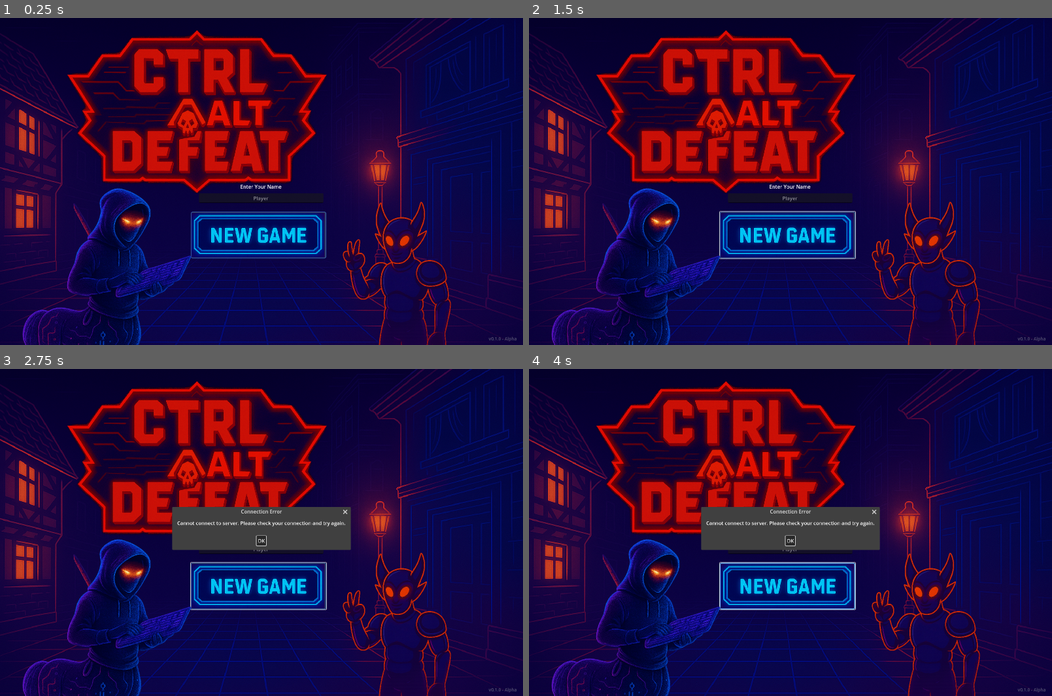
Above: before the commit, frames 1-4 (two rows, left to right).
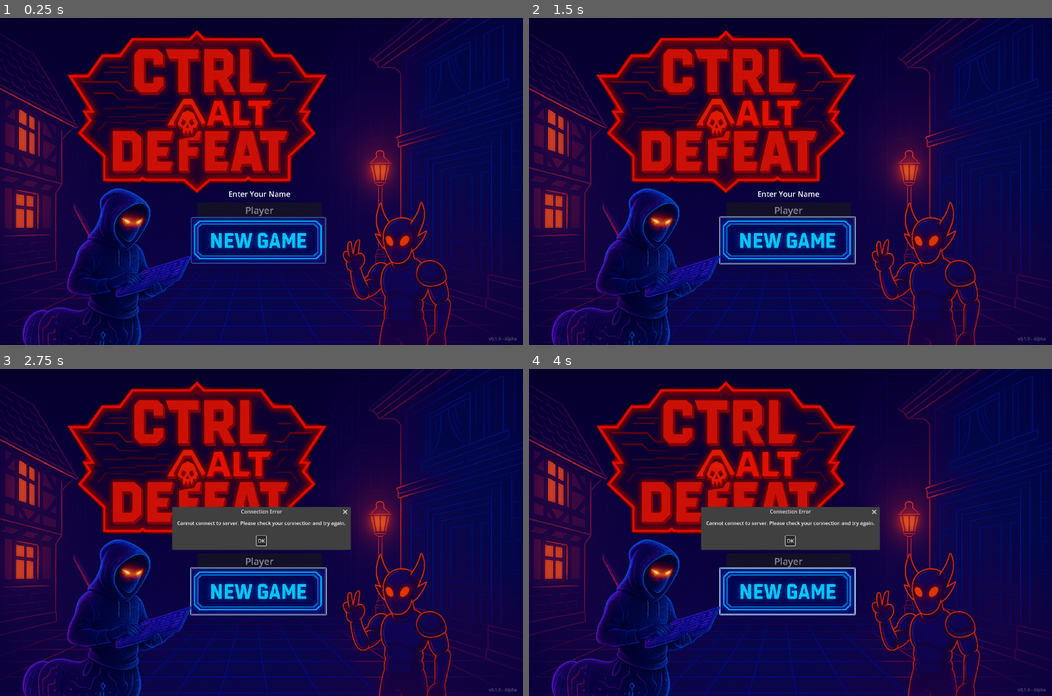
Above: after the commit, the same moments.

Repository: getsentry/ctrl-alt-defeat
Game: Godot game, scene res://scenes/MainMenu.tscn
The game is run twice, just before and just after one commit, with the same random seed, the same clock (stepped at 60 frames per second) and the same inputs.
Inputs (mouse positions are in pixels of both pictures, inside the frame that each line leads up to; where the layout moved, square brackets give the same spot in the first picture):
- Up to frame 1 (0.25 s): no input
- Up to frame 2 (1.5 s): click (785, 240) [785, 233] at 0.5 s; click "OK" at 1.25 s
- Up to frame 3 (2.75 s): tap Enter at 2 s; move the mouse to (376, 516) at 2.02 s; hold Shift from 2.03 s (still down); click (376, 516) at 2.17 s
- Up to frame 4 (4 s): release Shift at 2.75 s; click "OK" at 2.75 s; tap Space at 3.5 s; drag from (685, 548) to (764, 597) at 3.52 s

The runs differ from the first frame. In frame 1, 3.2% of the frame differs, in the area x 36-63%, y 51-76%; in frame 2, 3.3%; in frame 3, 3.1%; in frame 4, 3.1%.

Commit message:
Fix name api. Fix a bunch of tests

Diff:
--- a/client/scenes/MainMenu.tscn
+++ b/client/scenes/MainMenu.tscn
@@ -78,22 +78,24 @@
 anchor_top = 0.5
 anchor_right = 0.5
 anchor_bottom = 0.5
-offset_left = -201.0
-offset_top = 5.0
-offset_right = 199.0
-offset_bottom = 100.0
+offset_left = -206.0
+offset_top = 23.0
+offset_right = 194.0
+offset_bottom = 118.0
 grow_horizontal = 2
 grow_vertical = 2
 theme_override_constants/separation = 10
 
 [node name="NameLabel" type="Label" parent="NameInputContainer"]
 layout_mode = 2
+theme_override_font_sizes/font_size = 24
 text = "Enter Your Name"
 horizontal_alignment = 1
 vertical_alignment = 1
 
 [node name="NameInput" type="LineEdit" parent="NameInputContainer"]
 layout_mode = 2
+theme_override_font_sizes/font_size = 30
 placeholder_text = "Player"
 alignment = 1
 max_length = 20
@@ -102,9 +104,9 @@
 custom_minimum_size = Vector2(400, 60)
 layout_mode = 2
 offset_left = 613.0
-offset_top = 622.0
+offset_top = 639.0
 offset_right = 1098.0
-offset_bottom = 789.0
+offset_bottom = 806.0
 scale = Vector2(0.897124, 0.897124)
 icon = ExtResource("6_826wr")
 
--- a/client/scripts/MainMenu.gd
+++ b/client/scripts/MainMenu.gd
@@ -15,6 +15,9 @@
 		get_window().min_size = Vector2i(1680, 1050)  # Prevent resizing smaller
 		get_window().max_size = Vector2i(1680, 1050)  # Prevent resizing larger for fixed size
 	_setup_ui()
+
+	# Load saved player name if it exists
+	_load_saved_name()
 
 	# Start playing background music
 	if music_player and not music_player.playing:
@@ -72,6 +75,9 @@
 	if player_name == "":
 		player_name = "Player"
 
+	# Save the player name for next time
+	_save_player_name(player_name)
+
 	# Reset game state and set player name
 	GameStateManager.start_new_game()
 	GameStateManager.player_name = player_name
@@ -104,3 +110,26 @@
 	get_tree().root.add_child(error_dialog)
 	error_dialog.popup_centered()
 	error_dialog.connect("confirmed", func(): error_dialog.queue_free())
+
+func _save_player_name(player_name: String):
+	"""Save player name to user settings (works in browser localStorage too)"""
+	var config = ConfigFile.new()
+	config.set_value("player", "name", player_name)
+	var save_result = config.save("user://player_settings.cfg")
+	if save_result == OK:
+		print("Saved player name: ", player_name)
+	else:
+		print("Failed to save player name")
+
+func _load_saved_name():
+	"""Load saved player name from user settings"""
+	var config = ConfigFile.new()
+	var load_result = config.load("user://player_settings.cfg")
+
+	if load_result == OK:
+		var saved_name = config.get_value("player", "name", "")
+		if saved_name != "":
+			name_input.text = saved_name
+			print("Loaded saved player name: ", saved_name)
+	else:
+		print("No saved player name found")
Not shown, changed: create_placeholders.py
Not shown, changed: server/battle_engine.py
Not shown, removed: server/battle_renderer.py
Not shown, changed: server/item_effects.py
Not shown, changed: server/main.py
Not shown, changed: server/session_manager.py
Not shown, removed: server/test_battle_renderer.py
Not shown, changed: server/tests/test_battle_engine.py
Not shown, removed: server/tests/test_battle_renderer.py
Not shown, changed: server/tests/test_containers.py
Not shown, changed: server/tests/test_full_battles.py
Not shown, changed: server/tests/test_game_lifecycle.py
(and 9 more such lines)
